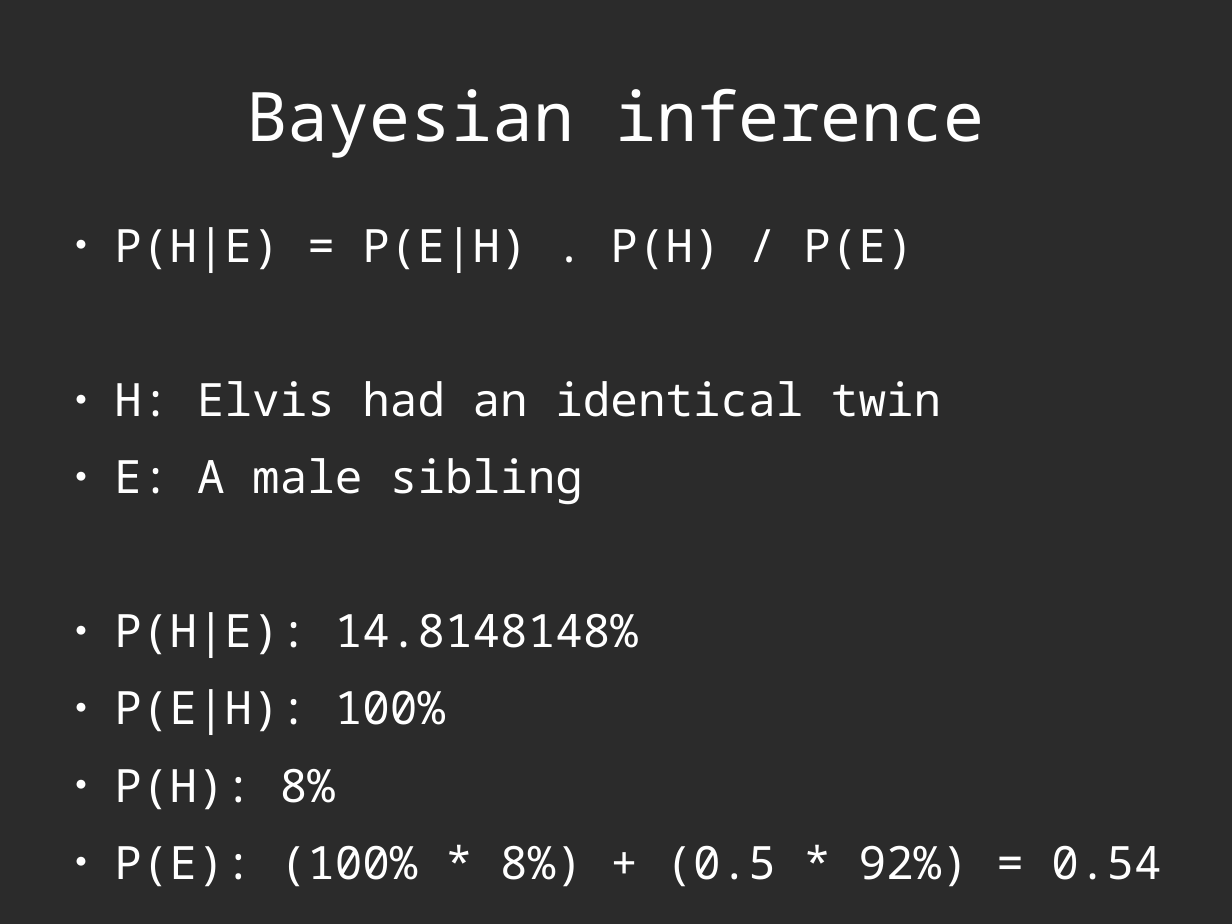
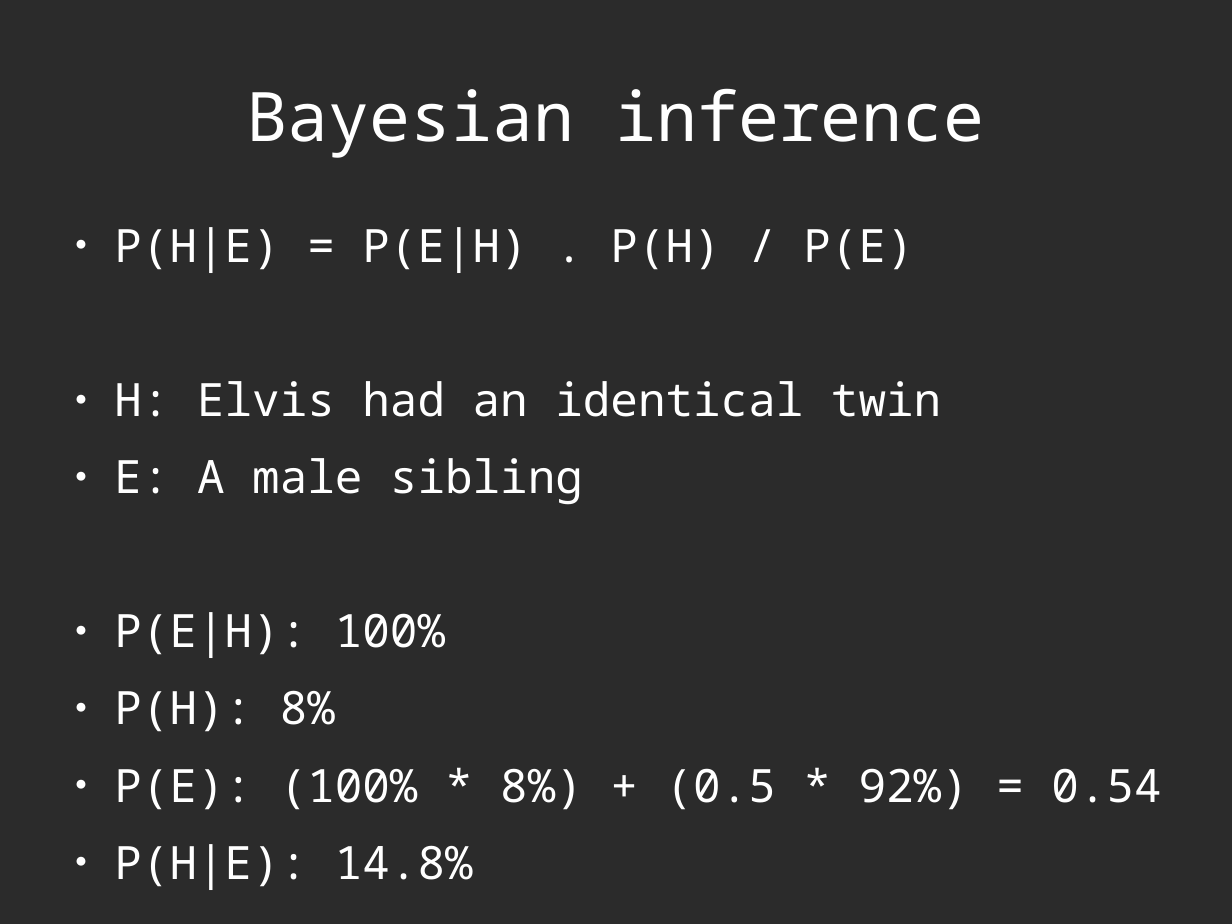
Before and after one commit to richelbilderbeek/Science, a slide deck: slide 24 of Bilderbeek2016Beast/Beast2.odp (slide 13 before the commit). Drawn at 1232x924 pixels with LibreOffice and Linux fonts; fonts in the diff are those of the drawing; background and template pictures are left out; a plain dark background stands for a picture behind light text. Boxes give left, top, right and bottom in pixels: in the first picture for what was removed or moved away, otherwise in the second. Text is boxed around its words. In the diff, an @@ line names an element or a change of style, - is before the commit and + after.

```diff
--- a/Bilderbeek2016Beast/Beast2.odp
+++ b/Bilderbeek2016Beast/Beast2.odp
@@ text at bbox=[114, 612, 638, 658]: paragraph removed @@
-● P(H|E): 14.8148148%
@@ text at bbox=[114, 844, 473, 890]: paragraph added @@
+● P(H|E): 14.8%
```
Also in this commit, not shown: 11 other slides changed, 13 slides added, 5 slides removed, 13 other files.
